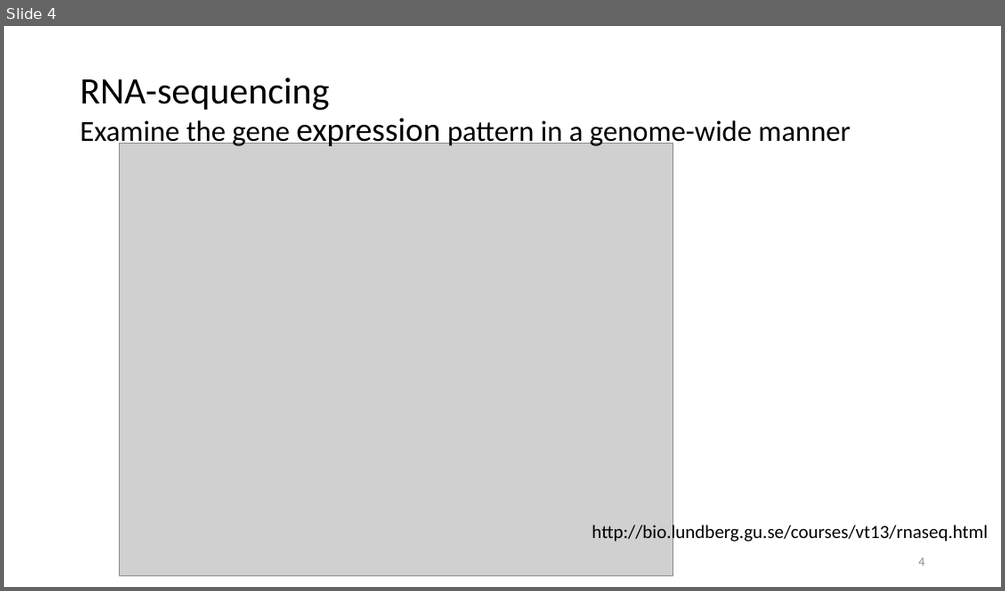
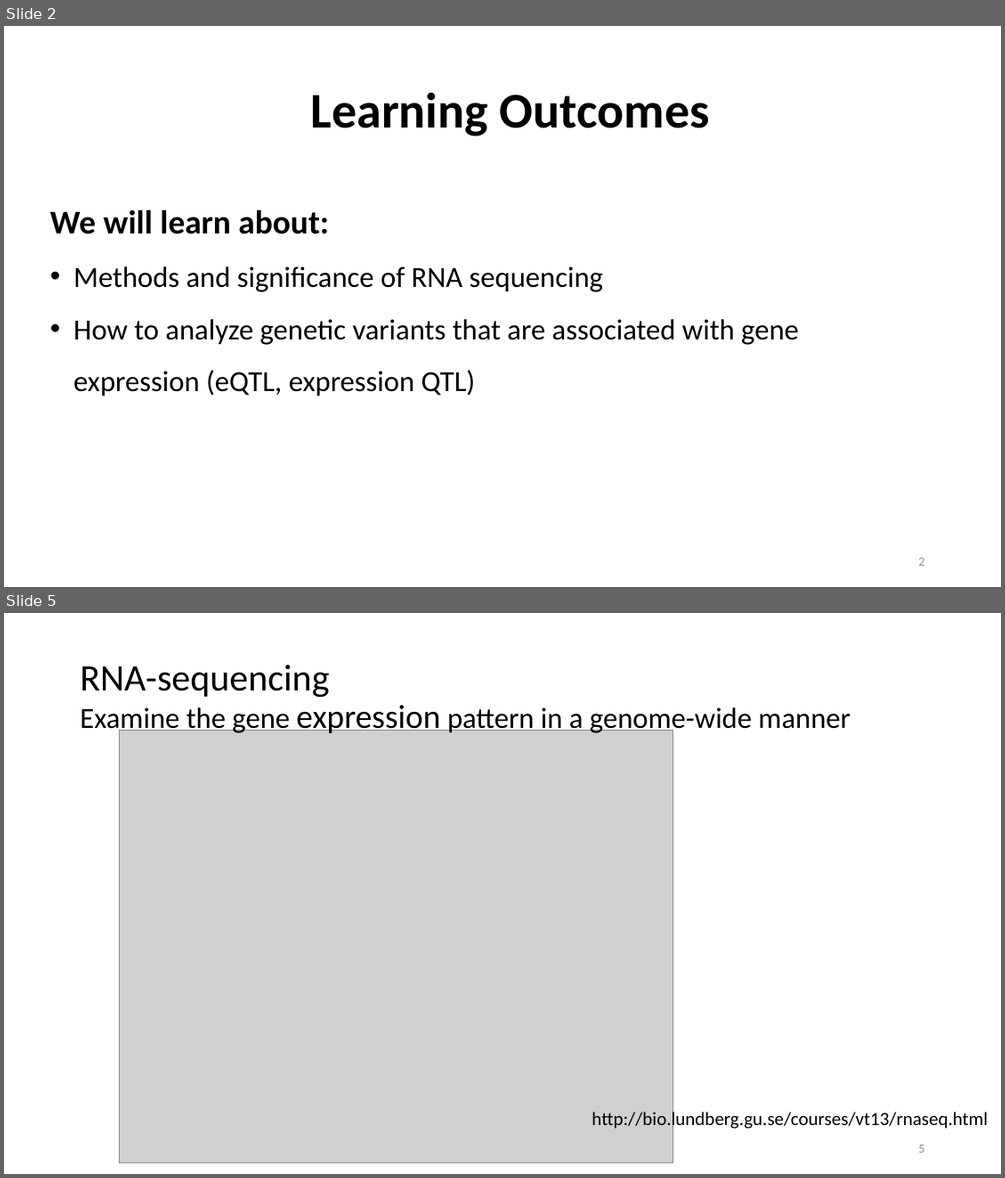
Before and after one commit to mariesaitou/Bio322, a slide deck: docs/assets/Bio322.2022/bio322_2022/Bio322_module2_functional_genomics3.pptx. Shown one above the other, each under a label of ours: slide 4 before the commit, slides 2 and 5 after it; the slides between them are not shown. The pictures are 1005x591 and 1005x1178 pixels, drawn with LibreOffice and Linux fonts; fonts in the diff are those of the drawing; grey boxes stand for pictures. Boxes give left, top, right and bottom in pixels: in the first picture for what was removed or moved away, otherwise in the second. Text is boxed around its words. In the diff, an @@ line names an element or a change of style, - is before the commit and + after.

```diff
--- a/docs/assets/Bio322.2022/bio322_2022/Bio322_module2_functional_genomics3.pptx
+++ b/docs/assets/Bio322.2022/bio322_2022/Bio322_module2_functional_genomics3.pptx
@@ slide 2 added at box(4, 26, 1001, 587), background #FFFFFF @@
@@ text added at box(311, 92, 710, 136), 48 pt, text #000000, bold @@
+Learning Outcomes
@@ text added at box(50, 209, 799, 396), 28 pt, text #000000 @@
+We will learn about:
+• Methods and significance of RNA sequencing
+• How to analyze genetic variants that are associated with gene expression (eQTL, expression QTL)
@@ page number added at box(918, 557, 924, 565), 12 pt, text #8C8C8C @@
+2
@@ what was slide 4 is now slide 5 @@
@@ page number at box(918, 1144, 924, 1152): text changed @@
-4
+5
```
Also in this commit, not shown: 2 slides changed, 4 other slides added, 4 slides removed, 4 other files.
